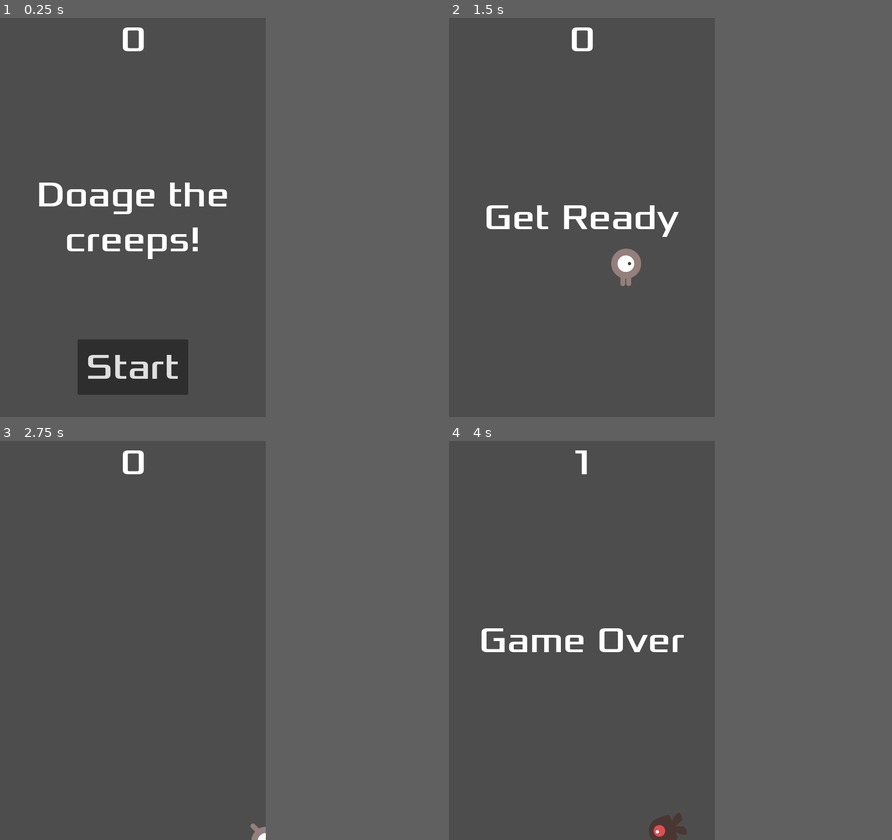
Above: before the commit, frames 1-4 (two rows, left to right).
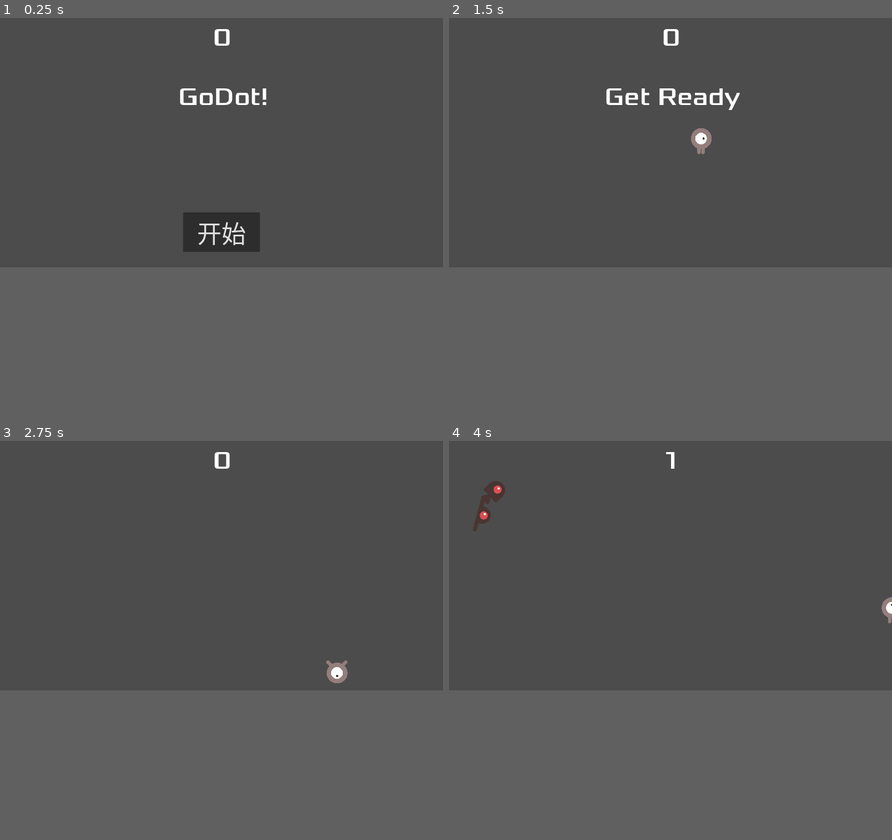
Above: after the commit, the same moments.

Repository: thoulee21/my-godot-game
Game: Godot game, scene res://main.tscn
Two runs of this game, one before a commit and one after it. Both use one fixed random seed, a clock stepped at 60 frames per second and the inputs below.
Inputs:
- Up to frame 1 (0.25 s): no input
- Up to frame 2 (1.5 s): click "Start" (after the commit: "开始") at 0.5 s; tap Enter at 1.25 s; hold Right (move_right, bound only before the commit) from 1.28 s (still down)
- Up to frame 3 (2.75 s): release Right (move_right, bound only before the commit) at 2.03 s; hold Down (move_down, bound only before the commit) from 2.03 s (still down)
- Up to frame 4 (4 s): release Down (move_down, bound only before the commit) at 2.78 s; hold Right (move_right, bound only before the commit) 2.78-3.53 s; hold Up (move_up, bound only before the commit) from 3.53 s (still down)
In our replay, the window is 480x720 before the commit and 800x450 after it. These sizes can differ from the game's own. Grey fills any space a smaller window leaves; there, only what the larger window draws over its background counts as a difference.

The runs differ from the first frame. In frame 1, 7.4% of the frame differs, in the area x 8-61%, y 2-95%; in frame 2, 2.5%; in frame 3, 0.6%; in frame 4, 2.0%.

Commit message:
Update .gitignore and export_presets.cfg, and modify hud.tscn, main.tscn, and player_scene.gd

Diff:
--- a/hud.tscn
+++ b/hud.tscn
@@ -10,9 +10,10 @@
 anchors_preset = 5
 anchor_left = 0.5
 anchor_right = 0.5
-offset_left = -22.5
-offset_right = 22.5
-offset_bottom = 78.0
+offset_left = -21.0
+offset_top = 12.0
+offset_right = 24.0
+offset_bottom = 90.0
 grow_horizontal = 2
 theme_override_fonts/font = ExtResource("2_lf4l6")
 theme_override_font_sizes/font_size = 64
@@ -26,15 +27,15 @@
 anchor_top = 0.5
 anchor_right = 0.5
 anchor_bottom = 0.5
-offset_left = -240.0
-offset_top = -120.0
-offset_right = 240.0
-offset_bottom = 120.0
+offset_left = -235.0
+offset_top = -239.0
+offset_right = 245.0
+offset_bottom = 1.0
 grow_horizontal = 2
 grow_vertical = 2
 theme_override_fonts/font = ExtResource("2_lf4l6")
 theme_override_font_sizes/font_size = 64
-text = "Doage the creeps!"
+text = "GoDot!"
 horizontal_alignment = 1
 vertical_alignment = 1
 autowrap_mode = 2
@@ -53,7 +54,7 @@
 grow_vertical = 0
 theme_override_fonts/font = ExtResource("2_lf4l6")
 theme_override_font_sizes/font_size = 64
-text = "Start"
+text = "开始"
 
 [node name="MessageTimer" type="Timer" parent="."]
 wait_time = 2.0
--- a/main.tscn
+++ b/main.tscn
@@ -7,7 +7,7 @@
 
 [sub_resource type="Curve2D" id="Curve2D_todon"]
 _data = {
-"points": PackedVector2Array(0, 0, 0, 0, 0, 0, 0, 0, 0, 0, 480, 0, 0, 0, 0, 0, 480, 720, 0, 0, 0, 0, 0, 720, 0, 0, 0, 0, 0, 0)
+"points": PackedVector2Array(0, 0, 0, 0, 0, 0, 0, 0, 0, 0, 1152, 0, 0, 0, 0, 0, 1152, 648, 0, 0, 0, 0, 0, 648, 0, 0, 0, 0, 0, 0)
 }
 point_count = 5
 
@@ -28,7 +28,7 @@
 one_shot = true
 
 [node name="StartPosition" type="Marker2D" parent="."]
-position = Vector2(240, 450)
+position = Vector2(576, 320)
 
 [node name="MobPath" type="Path2D" parent="."]
 curve = SubResource("Curve2D_todon")
--- a/player_scene.gd
+++ b/player_scene.gd
@@ -14,13 +14,13 @@
 # Called every frame. 'delta' is the elapsed time since the previous frame.
 func _process(delta: float) -> void:
 	var velocity=Vector2.ZERO
-	if Input.is_action_pressed("move_right"):
+	if Input.is_action_pressed('ui_right'):
 		velocity.x+=1
-	if Input.is_action_pressed("move_left"):
+	if Input.is_action_pressed('ui_left'):
 		velocity.x-=1
-	if Input.is_action_pressed("move_up"):
+	if Input.is_action_pressed("ui_up"):
 		velocity.y-=1
-	if Input.is_action_pressed("move_down"):
+	if Input.is_action_pressed('ui_down'):
 		velocity.y+=1
 
 	if velocity.length()>0:
--- a/project.godot
+++ b/project.godot
@@ -13,37 +13,30 @@
 config/name="my-godot-game"
 run/main_scene="res://main.tscn"
 config/features=PackedStringArray("4.3", "Forward Plus")
+boot_splash/show_image=false
 config/icon="res://icon.svg"
+
+[autoload]
+
+Main="*res://main.gd"
 
 [display]
 
-window/size/viewport_width=480
-window/size/viewport_height=720
+window/size/mode=2
+window/size/resizable=false
 window/stretch/mode="canvas_items"
 
-[input]
+[editor]
 
-move_right={
-"deadzone": 0.5,
-"events": [Object(InputEventKey,"resource_local_to_scene":false,"resource_name":"","device":-1,"window_id":0,"alt_pressed":false,"shift_pressed":false,"ctrl_pressed":false,"meta_pressed":false,"pressed":false,"keycode":0,"physical_keycode":4194321,"key_label":0,"unicode":0,"location":0,"echo":false,"script":null)
-]
-}
-move_left={
-"deadzone": 0.5,
-"events": [Object(InputEventKey,"resource_local_to_scene":false,"resource_name":"","device":-1,"window_id":0,"alt_pressed":false,"shift_pressed":false,"ctrl_pressed":false,"meta_pressed":false,"pressed":false,"keycode":0,"physical_keycode":4194319,"key_label":0,"unicode":0,"location":0,"echo":false,"script":null)
-]
-}
-move_up={
-"deadzone": 0.5,
-"events": [Object(InputEventKey,"resource_local_to_scene":false,"resource_name":"","device":-1,"window_id":0,"alt_pressed":false,"shift_pressed":false,"ctrl_pressed":false,"meta_pressed":false,"pressed":false,"keycode":0,"physical_keycode":4194320,"key_label":0,"unicode":0,"location":0,"echo":false,"script":null)
-]
-}
-move_down={
-"deadzone": 0.5,
-"events": [Object(InputEventKey,"resource_local_to_scene":false,"resource_name":"","device":-1,"window_id":0,"alt_pressed":false,"shift_pressed":false,"ctrl_pressed":false,"meta_pressed":false,"pressed":false,"keycode":0,"physical_keycode":4194322,"key_label":0,"unicode":0,"location":0,"echo":false,"script":null)
-]
-}
+movie_writer/fps=30
+
+[input_devices]
+
+pointing/android/enable_long_press_as_right_click=true
+pointing/android/enable_pan_and_scale_gestures=true
 
 [rendering]
 
+textures/canvas_textures/default_texture_filter=0
 textures/vram_compression/import_etc2_astc=true
+viewport/hdr_2d=true
Not shown, changed: export_presets.cfg
Not shown, changed: .gitignore
